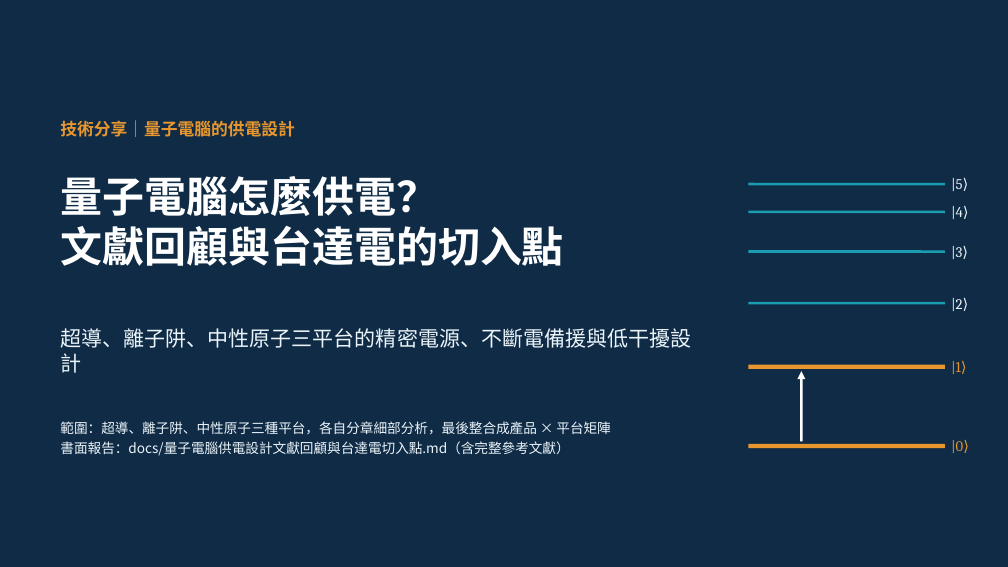
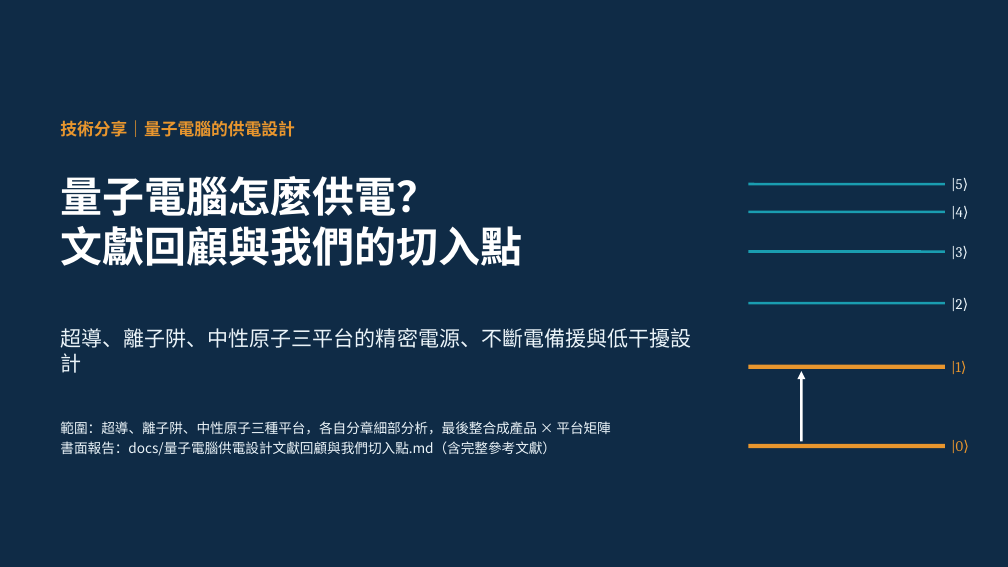
Before and after one commit to pcpcchen-coder/QuantumComputing, a slide deck: slide 1 of slides/output/qc-power-supply-delta.pptx. Drawn at 1008x567 pixels with LibreOffice and Linux fonts; fonts in the diff are those of the drawing. Boxes give left, top, right and bottom in pixels: in the first picture for what was removed or moved away, otherwise in the second. Text is boxed around its words. In the diff, an @@ line names an element or a change of style, - is before the commit and + after.

```diff
--- a/slides/output/qc-power-supply-delta.pptx
+++ b/slides/output/qc-power-supply-delta.pptx
@@ title at [60, 226, 522, 266]: text changed @@
-文獻回顧與台達電的切入點
+文獻回顧與我們的切入點
@@ text at [60, 441, 556, 456]: text changed @@
-書面報告：docs/量子電腦供電設計文獻回顧與台達電切入點.md（含完整參考文獻）
+書面報告：docs/量子電腦供電設計文獻回顧與我們切入點.md（含完整參考文獻）
```
Also in this commit, not shown: 76 other slides changed, 8 other files.
